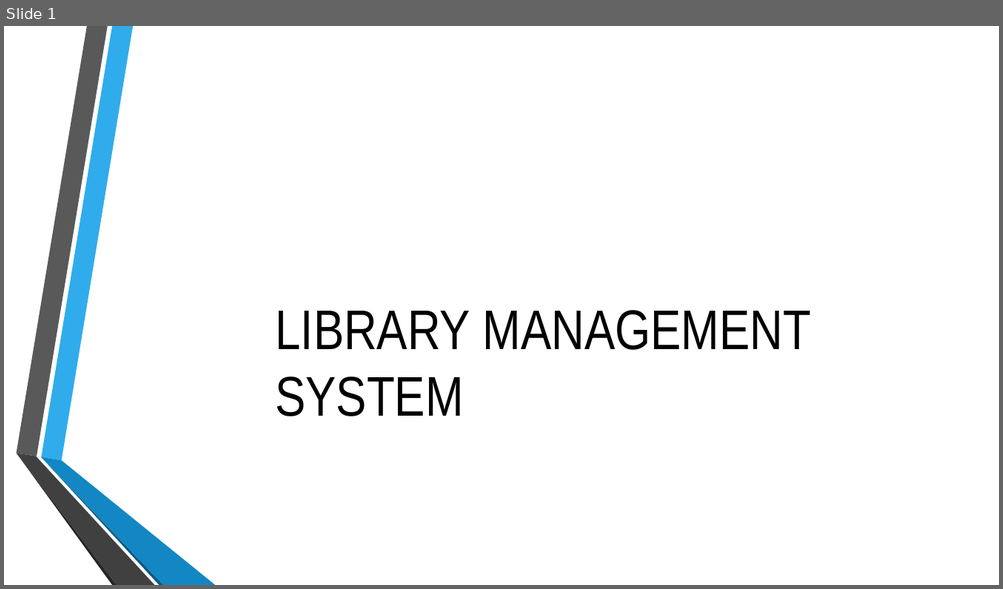
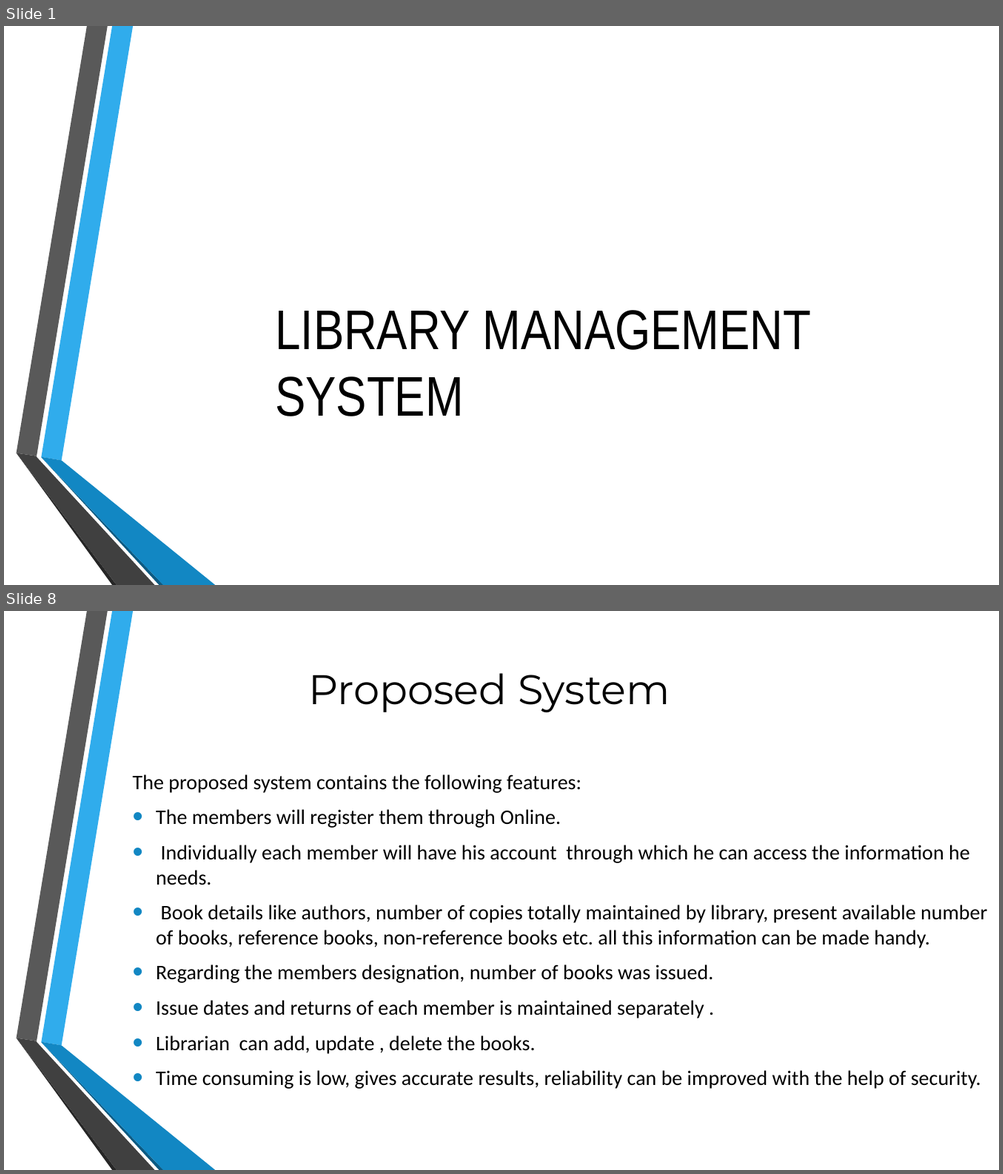
Before and after one commit to Vruchi0321/Hibernate_Project, a slide deck: LMS.pptx. Shown one above the other, each under a label of ours: slide 1 before the commit, slides 1 and 8 after it; the slides between them are not shown. The pictures are 1003x589 and 1003x1174 pixels, drawn with LibreOffice and Linux fonts; fonts in the diff are those of the drawing; background and template pictures are left out. Boxes give left, top, right and bottom in pixels: in the first picture for what was removed or moved away, otherwise in the second. Text is boxed around its words. In the diff, an @@ line names an element or a change of style, - is before the commit and + after.

```diff
--- a/LMS.pptx
+++ b/LMS.pptx
@@ slide 8 added at [4, 611, 999, 1170], background picture (left out); not listed: 6 template elements that a slide beside it also shows @@
@@ title added at [309, 673, 670, 712], 40 pt, text #000000 @@
+Proposed System
@@ text added at [133, 775, 987, 1089], 20 pt, text #000000 @@
+The proposed system contains the following features:
+• The members will register them through Online.
+• Individually each member will have his account through which he can access the information he needs.
+• Book details like authors, number of copies totally maintained by library, present available number of books, reference books, non-reference books etc. all this information can be made handy.
+• Regarding the members designation, number of books was issued.
+• Issue dates and returns of each member is maintained separately .
+• Librarian can add, update , delete the books.
+• Time consuming is low, gives accurate results, reliability can be improved with the help of security.
```
Also in this commit, not shown: 3 slides changed, 5 other slides added, 9 slides removed.
